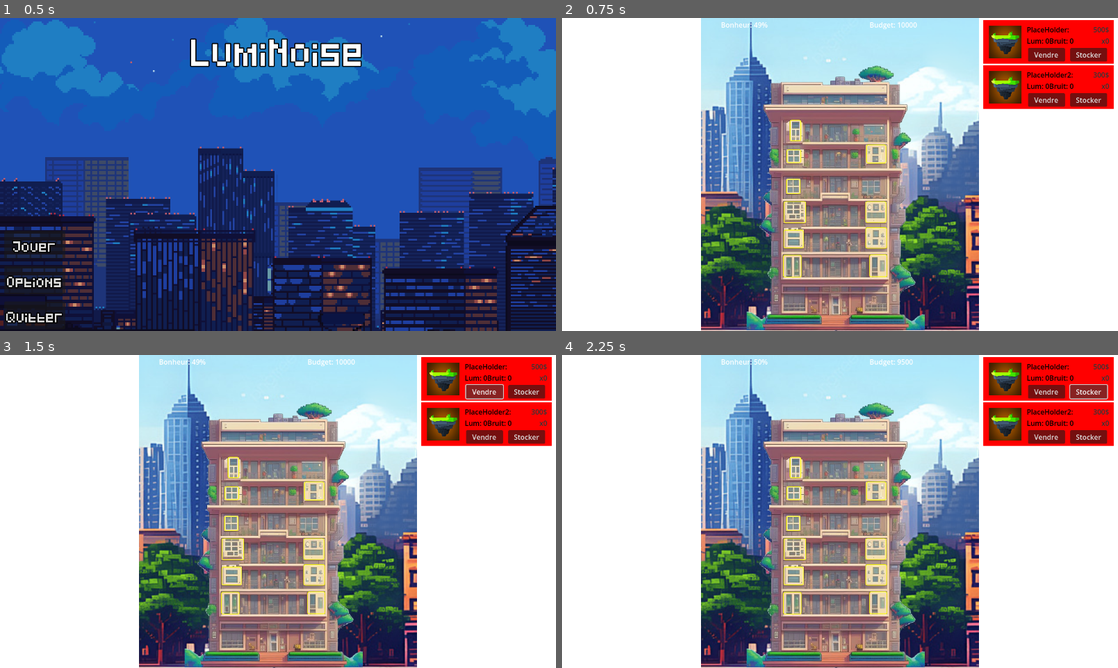
Above: before the commit, frames 1-4 (two rows, left to right).
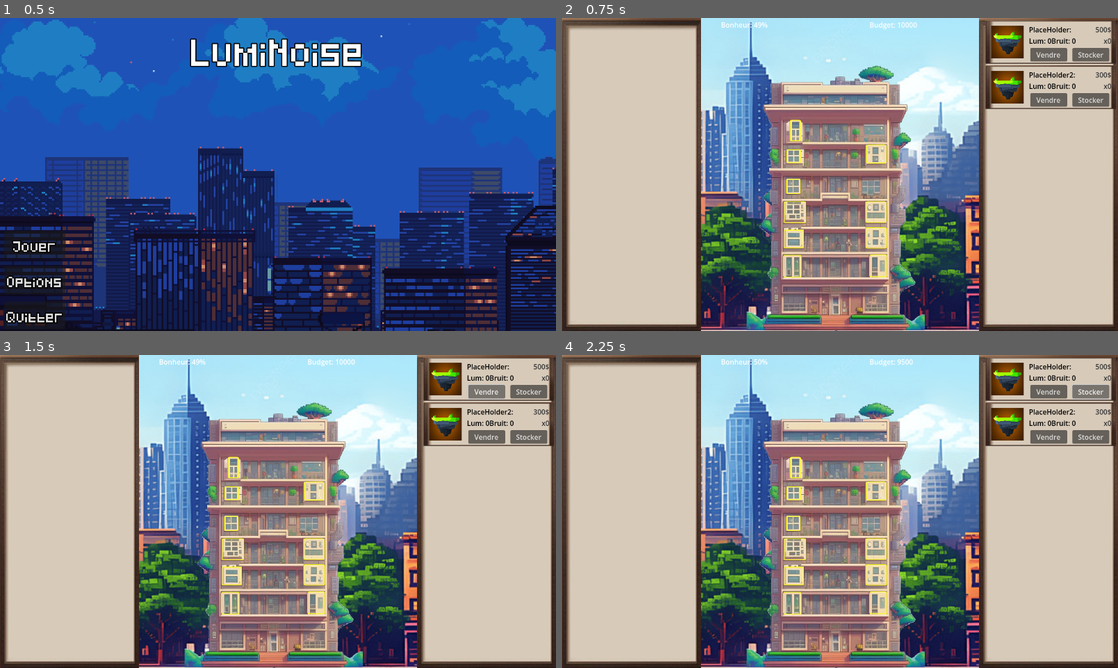
Above: after the commit, the same moments.

Repository: Ranger1986/jeuserieux
Game: Godot game, scene res://Scene/menu.tscn
Same seed, same stepped clock (60 frames per second), same inputs: the game is played once before the commit and once after it.
Inputs:
- Up to frame 1 (0.5 s): no input
- Up to frame 2 (0.75 s): click "Jouer" at 0.5 s
- Up to frame 3 (1.5 s): click "Vendre" at 1.25 s
- Up to frame 4 (2.25 s): click "Stocker" at 2 s

Frame 1 is identical in both runs. In frame 2, 49% of the frame differs, in the area x 0-100%, y 0-100%; in frame 3, 49%; in frame 4, 49%.

Commit message:
feat: menu texture

Diff:
--- a/Scene/item.tscn
+++ b/Scene/item.tscn
@@ -1,7 +1,8 @@
-[gd_scene load_steps=6 format=3 uid="uid://c80fy286kxlia"]
+[gd_scene load_steps=7 format=3 uid="uid://c80fy286kxlia"]
 
 [ext_resource type="Script" path="res://Scripts/store_item.gd" id="1_f3p11"]
 [ext_resource type="Script" path="res://Scripts/sell.gd" id="2_6d7d8"]
+[ext_resource type="Texture2D" uid="uid://dn4sxh2i2c603" path="res://Assets/parchemin.png" id="2_adq85"]
 [ext_resource type="Script" path="res://Scripts/stock.gd" id="3_uicns"]
 
 [sub_resource type="LabelSettings" id="LabelSettings_4vw8v"]
@@ -20,14 +21,14 @@
 grow_vertical = 2
 script = ExtResource("1_f3p11")
 
-[node name="ColorRect" type="ColorRect" parent="."]
-custom_minimum_size = Vector2(300, 100)
+[node name="TextureRect" type="TextureRect" parent="."]
 layout_mode = 0
-offset_right = 40.0
-offset_bottom = 40.0
-color = Color(1, 0, 0, 1)
+offset_right = 300.0
+offset_bottom = 100.0
+texture = ExtResource("2_adq85")
+expand_mode = 1
 
-[node name="Image" type="TextureRect" parent="ColorRect"]
+[node name="Image" type="TextureRect" parent="TextureRect"]
 custom_minimum_size = Vector2(75, 75)
 layout_mode = 0
 offset_left = 12.5
@@ -36,7 +37,7 @@
 offset_bottom = 87.5
 expand_mode = 1
 
-[node name="NameDesc" type="Label" parent="ColorRect"]
+[node name="NameDesc" type="Label" parent="TextureRect"]
 layout_mode = 0
 offset_left = 100.0
 offset_top = 10.0
@@ -46,7 +47,7 @@
 description"
 label_settings = SubResource("LabelSettings_4vw8v")
 
-[node name="StockPrice" type="Label" parent="ColorRect"]
+[node name="StockPrice" type="Label" parent="TextureRect"]
 layout_mode = 0
 offset_left = 203.0
 offset_top = 10.0
@@ -57,7 +58,7 @@
 label_settings = SubResource("LabelSettings_qwy1q")
 horizontal_alignment = 2
 
-[node name="Sell" type="Button" parent="ColorRect"]
+[node name="Sell" type="Button" parent="TextureRect"]
 custom_minimum_size = Vector2(85, 25)
 layout_mode = 0
 offset_left = 103.0
@@ -67,7 +68,7 @@
 text = "Vendre"
 script = ExtResource("2_6d7d8")
 
-[node name="Stock" type="Button" parent="ColorRect"]
+[node name="Stock" type="Button" parent="TextureRect"]
 custom_minimum_size = Vector2(85, 25)
 layout_mode = 0
 offset_left = 200.0
--- a/Scene/main_frame.tscn
+++ b/Scene/main_frame.tscn
@@ -1,9 +1,10 @@
-[gd_scene load_steps=7 format=3 uid="uid://8wtls8bv34dx"]
+[gd_scene load_steps=8 format=3 uid="uid://8wtls8bv34dx"]
 
 [ext_resource type="Script" path="res://Scripts/start.gd" id="1_jrnpn"]
 [ext_resource type="Texture2D" uid="uid://cvxof0ajppkb4" path="res://Assets/background.png" id="2_21jfx"]
 [ext_resource type="Script" path="res://Scripts/ScrollAdapt.gd" id="2_dkngt"]
 [ext_resource type="PackedScene" uid="uid://j62pxnns4g6t" path="res://Scene/immeuble.tscn" id="2_noiyk"]
+[ext_resource type="Texture2D" uid="uid://dn4sxh2i2c603" path="res://Assets/parchemin.png" id="5_8ns8c"]
 
 [sub_resource type="LabelSettings" id="LabelSettings_t2cfg"]
 font_color = Color(0, 0, 0, 1)
@@ -28,35 +29,19 @@
 scale = Vector2(2, 2)
 texture = ExtResource("2_21jfx")
 
-[node name="Foyer" type="ColorRect" parent="."]
+[node name="Foyerbis" type="ColorRect" parent="."]
+visible = false
 custom_minimum_size = Vector2(0, 720)
 offset_right = 320.0
 offset_bottom = 720.0
 size_flags_horizontal = 3
 
-[node name="DisplayLabel" type="Label" parent="Foyer"]
-layout_mode = 2
-offset_right = 40.0
-offset_bottom = 23.0
-label_settings = SubResource("LabelSettings_t2cfg")
-script = SubResource("GDScript_sb3yv")
-
-[node name="Store" type="ColorRect" parent="."]
+[node name="Storebis" type="ColorRect" parent="."]
+visible = false
 offset_left = 960.0
 offset_right = 1280.0
 offset_bottom = 720.0
 size_flags_horizontal = 3
-
-[node name="ScrollContainer" type="ScrollContainer" parent="Store"]
-layout_mode = 0
-offset_top = 5.0
-offset_bottom = 5.0
-script = ExtResource("2_dkngt")
-
-[node name="VBoxContainer" type="VBoxContainer" parent="Store/ScrollContainer"]
-layout_mode = 2
-size_flags_horizontal = 6
-size_flags_vertical = 3
 
 [node name="Immeuble" parent="." instance=ExtResource("2_noiyk")]
 offset_left = 425.0
@@ -78,3 +63,34 @@
 offset_right = 936.0
 offset_bottom = 27.0
 text = "Budget:100$"
+
+[node name="Foyer" type="TextureRect" parent="."]
+offset_right = 320.0
+offset_bottom = 720.0
+texture = ExtResource("5_8ns8c")
+
+[node name="DisplayLabel" type="Label" parent="Foyer"]
+layout_mode = 2
+offset_right = 40.0
+offset_bottom = 23.0
+label_settings = SubResource("LabelSettings_t2cfg")
+script = SubResource("GDScript_sb3yv")
+
+[node name="Store" type="TextureRect" parent="."]
+offset_left = 960.0
+offset_right = 1280.0
+offset_bottom = 720.0
+texture = ExtResource("5_8ns8c")
+
+[node name="ScrollContainer" type="ScrollContainer" parent="Store"]
+layout_mode = 0
+offset_left = 5.0
+offset_top = 5.0
+offset_right = 5.0
+offset_bottom = 5.0
+script = ExtResource("2_dkngt")
+
+[node name="VBoxContainer" type="VBoxContainer" parent="Store/ScrollContainer"]
+layout_mode = 2
+size_flags_horizontal = 6
+size_flags_vertical = 3
--- a/Scripts/start.gd
+++ b/Scripts/start.gd
@@ -38,7 +38,8 @@
 func _process(delta: float) -> void:
 	budget_player_label.text = "Budget: " + str(budget_player)
 	bonheur_label.text = "Bonheur: " + str(Foyer.get_bonheur_moyen()) + "%"
-	pass
+	if Input.is_key_pressed(KEY_D):
+		print_tree()
 
 # slot (s'appelle lors de la réception du signal)
 func _on_budget_modified(amount: float) -> void:
Binary file changed: Assets/parchemin.png
